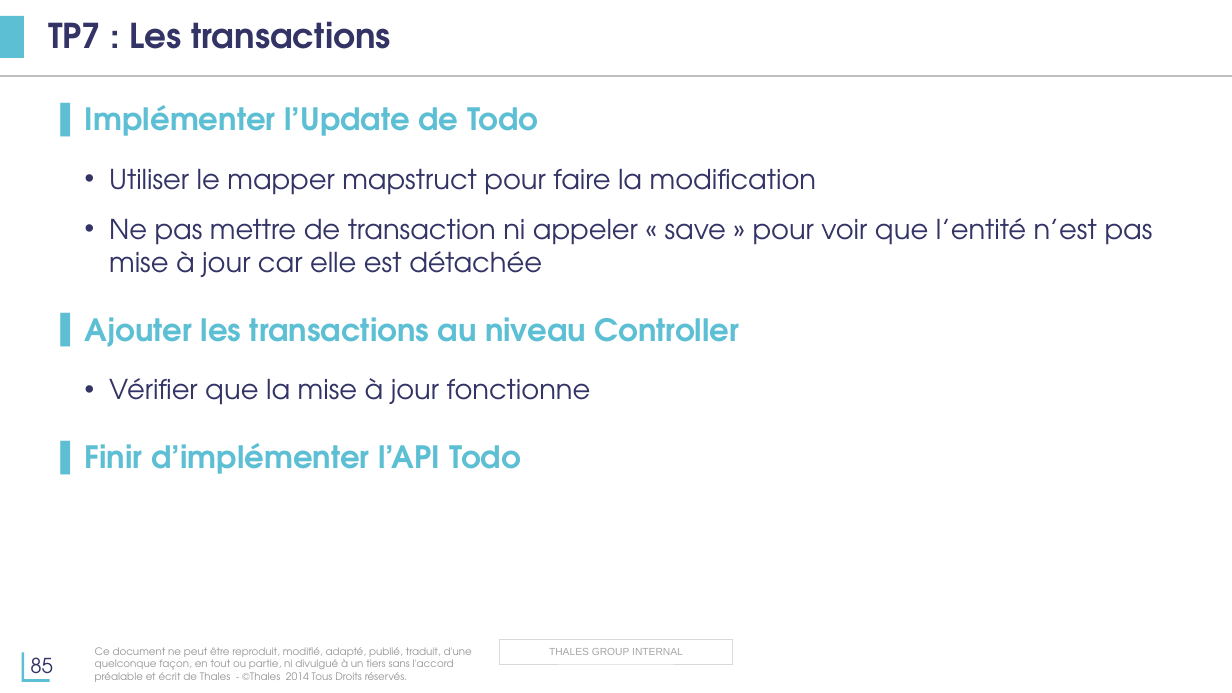
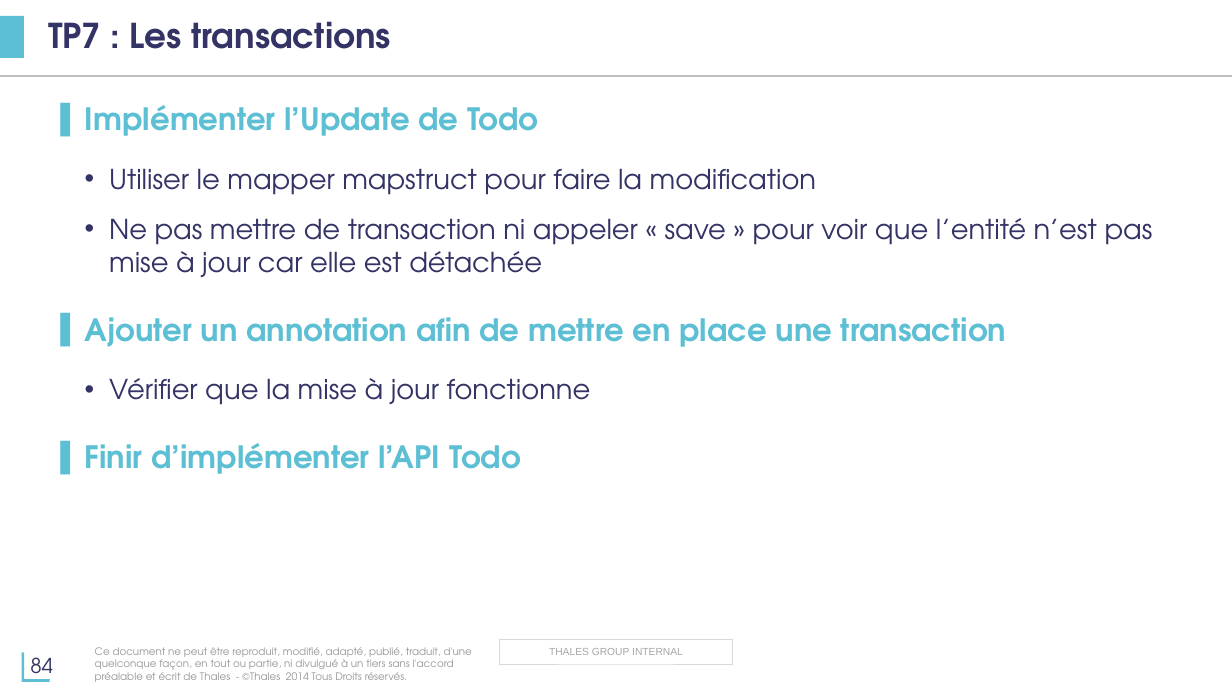
Before and after one commit to tsn-coding-dojo/java-spring-formation, a slide deck: slide 84 of présentation/Formation-Java.pptx (slide 85 before the commit). Drawn at 1232x693 pixels with LibreOffice and Linux fonts; fonts in the diff are those of the drawing; background and template pictures are left out. Boxes give left, top, right and bottom in pixels: in the first picture for what was removed or moved away, otherwise in the second. Text is boxed around its words. In the diff, an @@ line names an element or a change of style, - is before the commit and + after.

```diff
--- a/présentation/Formation-Java.pptx
+++ b/présentation/Formation-Java.pptx
@@ text at bbox=[85, 317, 1007, 347]: text changed @@
-▌ Ajouter les transactions au niveau Controller
+▌ Ajouter un annotation afin de mettre en place une transaction
@@ page number at bbox=[30, 657, 53, 682]: text changed @@
-85
+84
```
Also in this commit, not shown: 50 other files.
